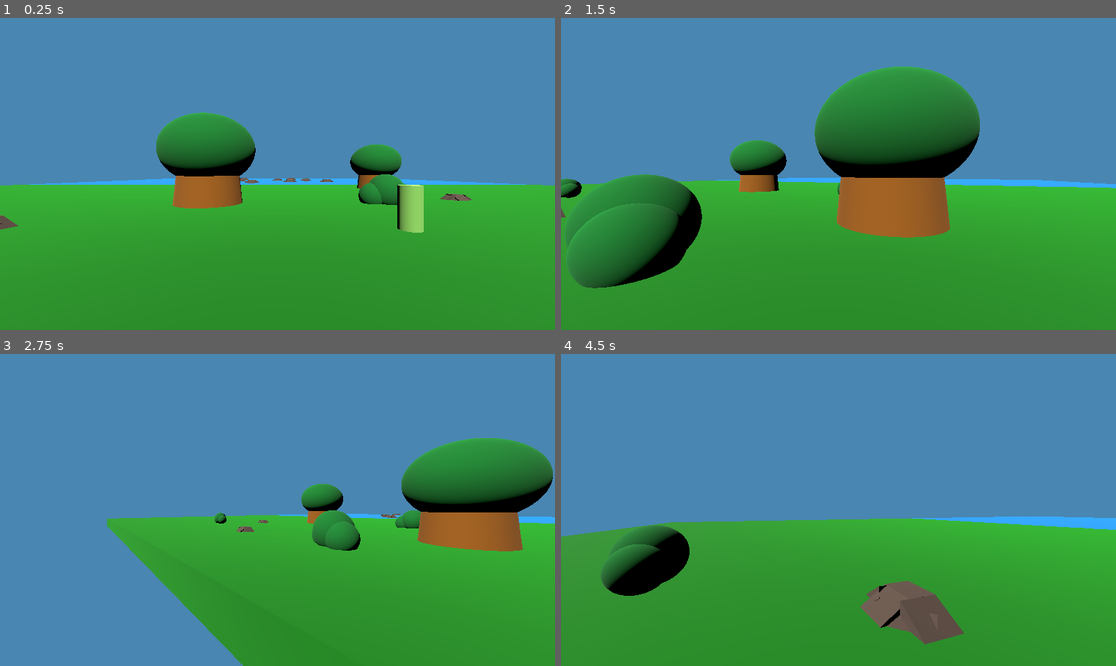
Above: before the commit, frames 1-4 (two rows, left to right).
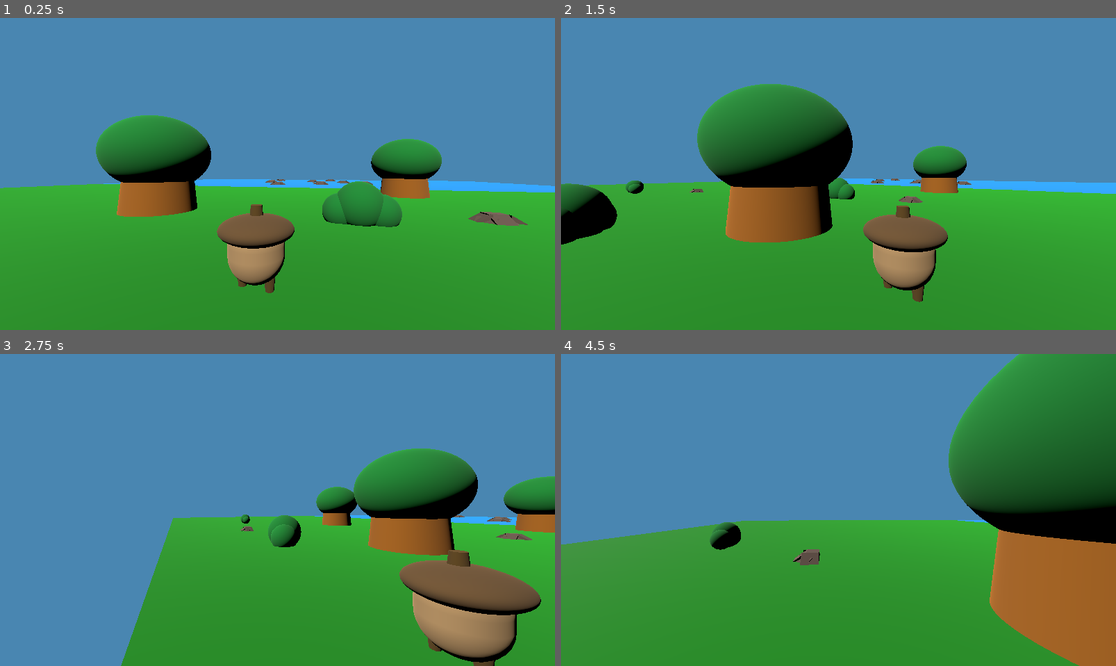
Above: after the commit, the same moments.

Repository: pterosaur-pixel/evil-squirrels-unite
Game: Godot game, scene res://main.tscn
The game is run twice, just before and just after one commit, with the same random seed, the same clock (stepped at 60 frames per second) and the same inputs.
Inputs:
- Up to frame 1 (0.25 s): no input
- Up to frame 2 (1.5 s): tap Enter at 0.5 s; hold Right (ui_right) 0.53-1.28 s; hold X (camera_left) 0.53-1.28 s; tap Space (jump) at 0.77 s; hold Down (ui_down) from 1.28 s (still down); tap Y (camera_right) at 1.35 s
- Up to frame 3 (2.75 s): tap Space (jump) at 1.52 s; release Down (ui_down) at 2.03 s; hold Right (ui_right) from 2.03 s (still down); hold X (camera_left) from 2.03 s (still down)
- Up to frame 4 (4.5 s): release Right (ui_right) at 2.78 s; release X (camera_left) at 2.78 s; hold Up (ui_up) 2.78-3.53 s; tap Y (camera_right) at 2.85, 4.35 s; tap Space (jump) at 3.02, 3.77 s; hold X (camera_left) 3.53-4.28 s; hold Left (ui_left) from 3.53 s (still down)

The runs differ from the first frame. In frame 1, 15% of the frame differs, in the area x 0-100%, y 30-89%; in frame 2, 31%, in the area x 0-100%, y 15-92%; in frame 3, 22%; in frame 4, 29%.

Commit message:
Moved Camera to main

Diff:
--- a/camera_3d.gd
+++ b/camera_3d.gd
@@ -1,5 +1,8 @@
 extends Camera3D
+@onready var character = get_node("../GoobleSnoop")
 func _physics_process(delta: float) -> void:
+	global_position.x = character.global_position.x + 2
+	global_position.z = character.global_position.z + 5
 	if Input.is_action_pressed("camera_left"):
 		rotation.y += 0.01
 	if Input.is_action_pressed("camera_right"):
--- a/character.tscn
+++ b/character.tscn
@@ -1,7 +1,6 @@
-[gd_scene load_steps=7 format=3 uid="uid://daht4u7xeeb5g"]
+[gd_scene load_steps=22 format=3 uid="uid://daht4u7xeeb5g"]
 
 [ext_resource type="Script" uid="uid://j420yaxj7so" path="res://character_body_3d.gd" id="1_pjt0s"]
-[ext_resource type="Script" uid="uid://cpdka22gpx53k" path="res://camera_3d.gd" id="2_wa5vi"]
 
 [sub_resource type="StandardMaterial3D" id="StandardMaterial3D_7dm0k"]
 albedo_color = Color(0.464994, 0.699616, 0.307615, 1)
@@ -13,22 +12,76 @@
 
 [sub_resource type="CylinderShape3D" id="CylinderShape3D_pjt0s"]
 
+[sub_resource type="CapsuleMesh" id="CapsuleMesh_pjt0s"]
+radius = 0.75
+height = 1.75
+
+[sub_resource type="StandardMaterial3D" id="StandardMaterial3D_pjt0s"]
+albedo_color = Color(0.574629, 0.452709, 0.297632, 1)
+
+[sub_resource type="SphereMesh" id="SphereMesh_pjt0s"]
+radius = 1.0
+height = 0.75
+
+[sub_resource type="StandardMaterial3D" id="StandardMaterial3D_wa5vi"]
+albedo_color = Color(0.313753, 0.224145, 0.115438, 1)
+
+[sub_resource type="CylinderMesh" id="CylinderMesh_pjt0s"]
+top_radius = 0.15
+bottom_radius = 0.2
+height = 0.5
+
+[sub_resource type="StandardMaterial3D" id="StandardMaterial3D_wfnr8"]
+albedo_color = Color(0.276488, 0.190717, 0, 1)
+
+[sub_resource type="SphereMesh" id="SphereMesh_wa5vi"]
+radius = 0.3
+height = 0.6
+
+[sub_resource type="StandardMaterial3D" id="StandardMaterial3D_0qfo5"]
+
+[sub_resource type="SphereMesh" id="SphereMesh_wfnr8"]
+radius = 0.3
+height = 0.6
+
+[sub_resource type="StandardMaterial3D" id="StandardMaterial3D_yxww1"]
+
+[sub_resource type="SphereMesh" id="SphereMesh_px5sl"]
+radius = 0.15
+height = 0.3
+
+[sub_resource type="StandardMaterial3D" id="StandardMaterial3D_px5sl"]
+albedo_color = Color(0, 0, 0, 1)
+
+[sub_resource type="SphereMesh" id="SphereMesh_0qfo5"]
+radius = 0.15
+height = 0.3
+
+[sub_resource type="StandardMaterial3D" id="StandardMaterial3D_wdpcj"]
+albedo_color = Color(0, 0, 0, 1)
+
+[sub_resource type="CylinderMesh" id="CylinderMesh_wa5vi"]
+top_radius = 0.2
+bottom_radius = 0.1
+height = 1.0
+
+[sub_resource type="StandardMaterial3D" id="StandardMaterial3D_qi5as"]
+albedo_color = Color(0.278431, 0.192157, 0, 1)
+
 [node name="GoobleSnoop" type="CharacterBody3D"]
 transform = Transform3D(1, 0, 0, 0, 1, 0, 0, 0, 1, 0, 1.43601, 6.54769)
 collision_layer = 3
 collision_mask = 3
 script = ExtResource("1_pjt0s")
 
-[node name="Camera3D" type="Camera3D" parent="."]
-transform = Transform3D(1, 0, 0, 0, 1, 0, 0, 0, 1, -5.99947, 2.97327, 9.1812)
-script = ExtResource("2_wa5vi")
-
 [node name="MeshInstance3D" type="MeshInstance3D" parent="."]
 transform = Transform3D(1, 0, 0, 0, 1, 0, 0, 0, 1, 0, 1.46499, 0)
+visible = false
 mesh = SubResource("CylinderMesh_ig7tw")
 
 [node name="CollisionShape3D" type="CollisionShape3D" parent="."]
 transform = Transform3D(1, 0, 0, 0, 1, 0, 0, 0, 1, 0, 1.45798, 0)
+visible = false
 shape = SubResource("CylinderShape3D_0xm2m")
 
 [node name="WaterCollider" type="Area3D" parent="."]
@@ -39,5 +92,50 @@
 transform = Transform3D(1, 0, 0, 0, 1, 0, 0, 0, 1, 0, 1.458, 0)
 shape = SubResource("CylinderShape3D_pjt0s")
 
+[node name="MeshInstance3D2" type="MeshInstance3D" parent="."]
+transform = Transform3D(1, 0, 0, 0, 1, 0, 0, 0, 1, 0, 1.46499, 0)
+mesh = SubResource("CapsuleMesh_pjt0s")
+surface_material_override/0 = SubResource("StandardMaterial3D_pjt0s")
+
+[node name="MeshInstance3D3" type="MeshInstance3D" parent="."]
+transform = Transform3D(1, 0, 0, 0, 1, 0, 0, 0, 1, 0, 1.97644, 0)
+mesh = SubResource("SphereMesh_pjt0s")
+surface_material_override/0 = SubResource("StandardMaterial3D_wa5vi")
+
+[node name="MeshInstance3D4" type="MeshInstance3D" parent="."]
+transform = Transform3D(1, 0, 0, 0, 1, 0, 0, 0, 1, 0, 2.35279, 0)
+mesh = SubResource("CylinderMesh_pjt0s")
+surface_material_override/0 = SubResource("StandardMaterial3D_wfnr8")
+
+[node name="MeshInstance3D5" type="MeshInstance3D" parent="."]
+transform = Transform3D(1, 0, 0, 0, 1, 0, 0, 0, 1, 0.273994, 1.5087, -0.442938)
+mesh = SubResource("SphereMesh_wa5vi")
+surface_material_override/0 = SubResource("StandardMaterial3D_0qfo5")
+
+[node name="MeshInstance3D6" type="MeshInstance3D" parent="."]
+transform = Transform3D(1, 0, 0, 0, 1, 0, 0, 0, 1, -0.144152, 1.50719, -0.497224)
+mesh = SubResource("SphereMesh_wfnr8")
+surface_material_override/0 = SubResource("StandardMaterial3D_yxww1")
+
+[node name="MeshInstance3D7" type="MeshInstance3D" parent="."]
+transform = Transform3D(1, 0, 0, 0, 1, 0, 0, 0, 1, 0.353965, 1.50384, -0.658836)
+mesh = SubResource("SphereMesh_px5sl")
+surface_material_override/0 = SubResource("StandardMaterial3D_px5sl")
+
+[node name="MeshInstance3D8" type="MeshInstance3D" parent="."]
+transform = Transform3D(1, 0, 0, 0, 1, 0, 0, 0, 1, -0.198095, 1.51471, -0.741408)
+mesh = SubResource("SphereMesh_0qfo5")
+surface_material_override/0 = SubResource("StandardMaterial3D_wdpcj")
+
+[node name="MeshInstance3D9" type="MeshInstance3D" parent="."]
+transform = Transform3D(1, 0, 0, 0, 1, 0, 0, 0, 1, 0.391851, 0.847921, 0.0862465)
+mesh = SubResource("CylinderMesh_wa5vi")
+surface_material_override/0 = SubResource("StandardMaterial3D_qi5as")
+
+[node name="MeshInstance3D10" type="MeshInstance3D" parent="."]
+transform = Transform3D(1, 0, 0, 0, 1, 0, 0, 0, 1, -0.392091, 0.847921, 0.0253239)
+mesh = SubResource("CylinderMesh_wa5vi")
+surface_material_override/0 = SubResource("StandardMaterial3D_qi5as")
+
 [connection signal="area_entered" from="WaterCollider" to="." method="_on_water_collider_area_entered"]
 [connection signal="area_exited" from="WaterCollider" to="." method="_on_water_collider_area_exited"]
--- a/character_body_3d.gd
+++ b/character_body_3d.gd
@@ -10,7 +10,7 @@
 	if Input.is_action_just_pressed("jump"):
 		velocity.y = 50
 	move_and_slide()
-
+	print(global_position)
 func _on_water_collider_area_entered(area: Area3D) -> void:
 	speed = 15
 
--- a/main.tscn
+++ b/main.tscn
@@ -1,8 +1,9 @@
-[gd_scene load_steps=5 format=3 uid="uid://ci4l3j5d2ubhk"]
+[gd_scene load_steps=6 format=3 uid="uid://ci4l3j5d2ubhk"]
 
 [ext_resource type="PackedScene" uid="uid://daht4u7xeeb5g" path="res://character.tscn" id="1_ig7tw"]
 [ext_resource type="PackedScene" uid="uid://botg1xotvwou1" path="res://grass.tscn" id="2_0xm2m"]
 [ext_resource type="PackedScene" uid="uid://dculv5u2g77i1" path="res://water_1.tscn" id="3_h2yge"]
+[ext_resource type="Script" uid="uid://cpdka22gpx53k" path="res://camera_3d.gd" id="4_1bvp3"]
 
 [sub_resource type="BoxShape3D" id="BoxShape3D_h2yge"]
 size = Vector3(2, 20, 120)
@@ -10,7 +11,7 @@
 [node name="Main" type="Node3D"]
 
 [node name="GoobleSnoop" parent="." instance=ExtResource("1_ig7tw")]
-transform = Transform3D(1, 0, 0, 0, 1, 0, 0, 0, 1, 6, 1.43601, 8.54769)
+transform = Transform3D(1, 0, 0, 0, 1, 0, 0, 0, 1, 6, -0.779436, 8.54769)
 
 [node name="Grass" parent="." instance=ExtResource("2_0xm2m")]
 
@@ -55,3 +56,7 @@
 [node name="CollisionShape3D" type="CollisionShape3D" parent="StaticBody3D4"]
 transform = Transform3D(1, 0, 0, 0, 1, 0, 0, 0, 1, -22.9397, 10, -17.4582)
 shape = SubResource("BoxShape3D_h2yge")
+
+[node name="Camera3D" type="Camera3D" parent="."]
+transform = Transform3D(0.961703, 0, 0.274094, 0, 1, 0, -0.274094, 0, 0.961703, 5.17289, 1.96071, 13.3276)
+script = ExtResource("4_1bvp3")
